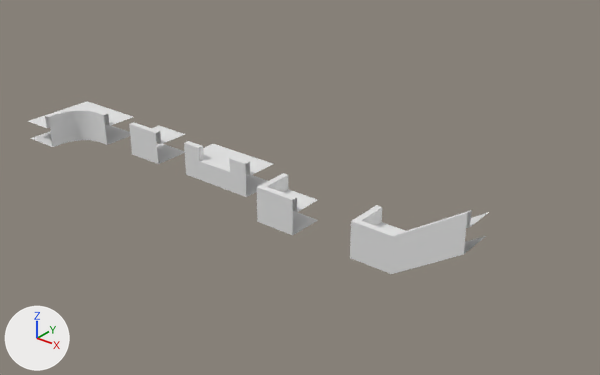
A saved change to the Blender file mall_assets.blend.
Before and after are seen from a 50 mm camera at (30.7, -26.6, 16.4) aimed at (9.7, -0.4, 0.1). Lighting does not change. The marker at lower left points along +X, +Y and +Z.

Names of what the first picture shows: 'curve', 'short_segment', 'stair_down', 'stair_slot', 'stair_up'.
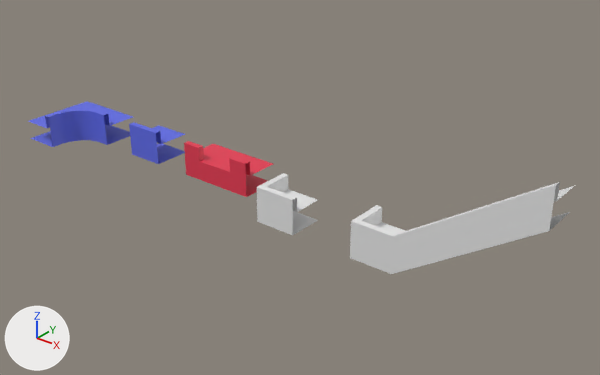
Commit message: stairs procedurally work now.

The change, as a diff of the scene's bpy script:
```diff
--- a/mall_assets.blend.py
+++ b/mall_assets.blend.py
@@ mat_stair @@
+mat_stair = principled_material('STAIR')
+mat_stair.base_color = (0.8, 0.0391, 0.0834)  # red #e73852
@@ mat_flat @@
+mat_flat = principled_material('FLAT')
+mat_flat.base_color = (0.113, 0.145, 0.8)  # blue #5e6ae7
@@ me_cube @@
 me_cube.from_pydata(...)  # 12 vertices, 5 faces; spans x -1.0..1.0, y -1.0..1.0, z -1.0..0.7
-me_cube.materials.append(mat_material)  # white #e7e7e7
+me_cube.materials.append(mat_flat)  # blue #5e6ae7
@@ me_cube_003 @@
 me_cube_003.from_pydata(...)  # 85 vertices, 40 faces, 1 loose edge; spans x -1.0..3.0, y -3.0..1.0, z -1.0..0.7
-me_cube_003.materials.append(mat_material)  # white #e7e7e7
+me_cube_003.materials.append(mat_flat)  # blue #5e6ae7
@@ me_cube_004 @@
 me_cube_004.from_pydata(...)  # 20 vertices, 9 faces; spans x -2.0..2.0, y -1.0..1.0, z -1.0..0.7
-me_cube_004.materials.append(mat_material)  # white #e7e7e7
+me_cube_004.materials.append(mat_stair)  # red #e73852
@@ me_cube_007 @@
 me_cube_007.from_pydata(...)  # 20 vertices, 12 faces; spans x -1.0..4.0, y -2.5..-0.7, z -1.0..2.7
 # used by ob_stair_up; location = (15.0, 0.0, 0.0)
 # before: 14 (4.0, -2.2, 2.7) at pixel (471, 209), 15 (4.0, -2.5, 2.7) at pixel (467, 212), 16 (4.0, -2.2, 2.0) at pixel (470, 227), 17 (4.0, -2.5, 1.0) at pixel (463, 254), 18 (4.0, -0.7, 2.0) at pixel (489, 212)
 # before: 19 (4.0, -0.7, 1.0) at pixel (486, 235)
+# me_cube_007 part 1
+for i in [*range(14, 20)]: me_cube_007.vertices[i].co += Vector((3.0, 0.0, 2.0))
```

What differs and where, as boxes (x1, y1, x2, y2) in the pictures (600 x 375 px; the box of a moved part takes in the faces that stretch with it):
'stair_up', reshaped (61% wider, 33% taller): before (350, 205, 489, 274); after (350, 182, 574, 274)
'stair_slot', recoloured (white to red): (184, 141, 273, 197) in both
'curve', recoloured (white to blue): (29, 101, 133, 147) in both
'short_segment', recoloured (white to blue): (129, 122, 185, 164) in both
part 1 of me_cube_007, moved or reshaped: before (461, 210, 489, 255); after (461, 182, 574, 255)
